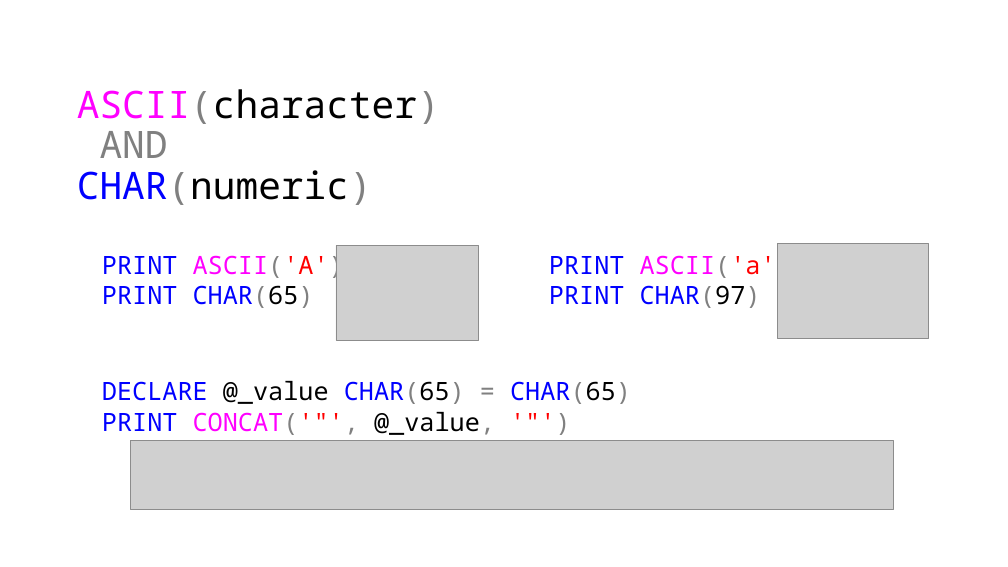
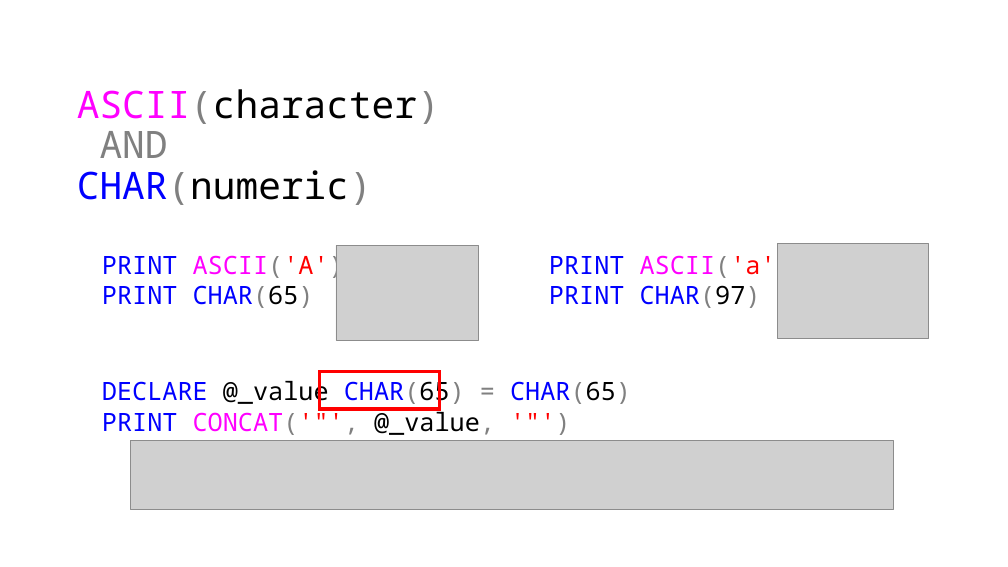
Before and after one commit to jbfoushee/MyPresentations, a slide deck: slide 19 of TSQL_Translate_Operator/TSQL Translate.pptx. Drawn at 1008x567 pixels with LibreOffice and Linux fonts; fonts in the diff are those of the drawing; grey boxes stand for pictures. Boxes give left, top, right and bottom in pixels: in the first picture for what was removed or moved away, otherwise in the second. Text is boxed around its words. In the diff, an @@ line names an element or a change of style, - is before the commit and + after.

```diff
--- a/TSQL_Translate_Operator/TSQL Translate.pptx
+++ b/TSQL_Translate_Operator/TSQL Translate.pptx
@@ rectangle added at [319,372,440,409], outline #FF0000 3 pt @@
```
Also in this commit, not shown: 13 other slides changed, 3 slides added, 3 slides removed.
